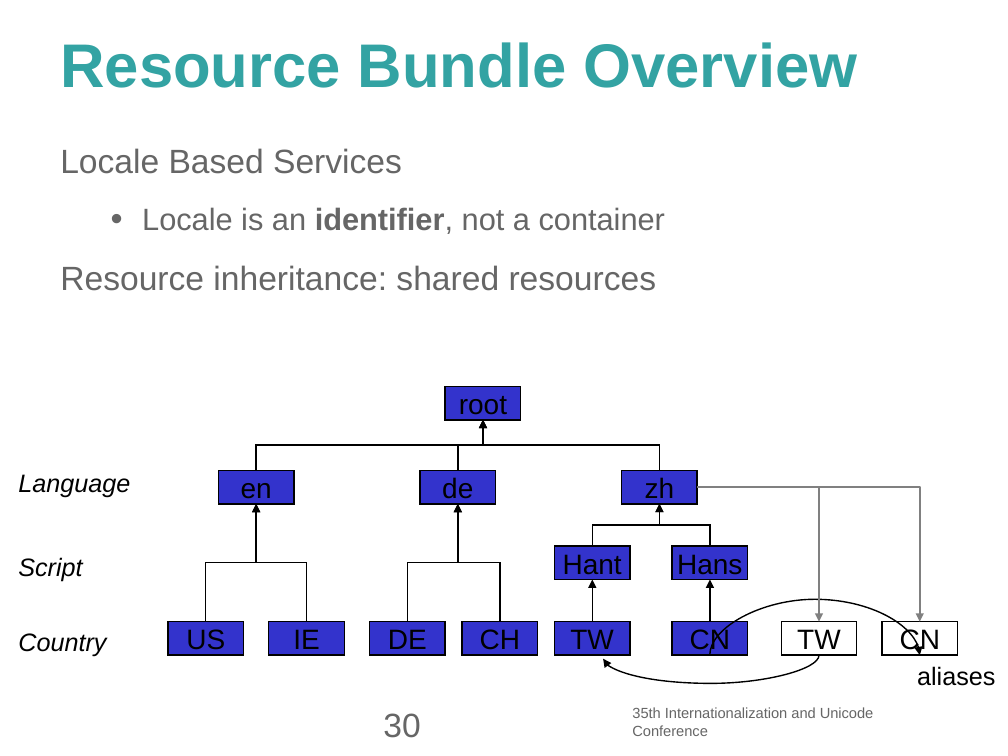
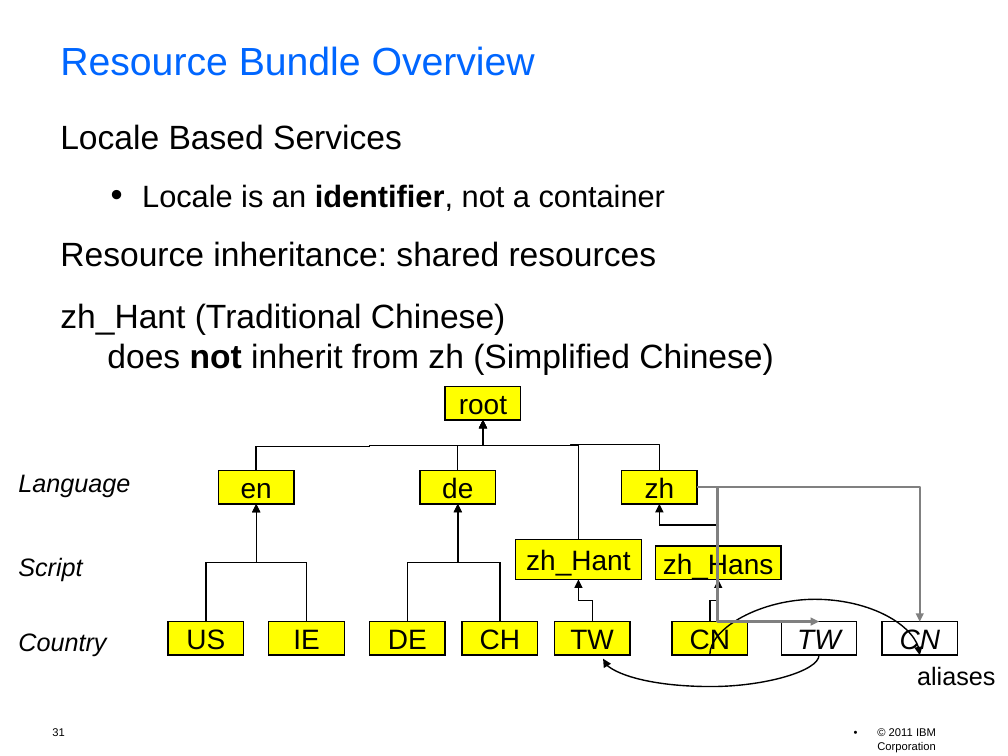
Before and after one commit to unicode-org/icu-docs, a slide deck: slide 31 of docs/pres/icu_workshop.odp (slide 30 before the commit). Drawn at 1008x756 pixels with LibreOffice and Linux fonts; fonts in the diff are those of the drawing; background and template pictures are left out. Boxes give left, top, right and bottom in pixels: in the first picture for what was removed or moved away, otherwise in the second. Text is boxed around its words. In the diff, an @@ line names an element or a change of style, - is before the commit and + after.

```diff
--- a/docs/pres/icu_workshop.odp
+++ b/docs/pres/icu_workshop.odp
@@ title "Resource Bundle Overview" at (60, 46, 535, 76): size 44 to 28 pt, text colour #33A3A3 to #0066FF, bold off; line spacing 1 to 0.9 @@
@@ text "Locale Based Services": place and size @@
-text "Locale Based Services" at (60, 148, 665, 291)
+text "Locale Based Services" at (60, 124, 773, 375)
@@ text at (60, 124, 665, 267): text colour #666666 to #000000 in "Locale Based Services", "Locale is an identifier, not a container", "Resource inheritance: shared resources" @@
@@ text at (60, 303, 773, 375): paragraph added @@
+zh_Hant (Traditional Chinese)
+does not inherit from zh (Simplified Chinese)
@@ elbow arrow (256, 471) - (483, 420): route changed @@
@@ elbow arrow (659, 471) - (483, 420): route changed @@
@@ elbow arrow moved from (592, 546) - (659, 504) to (579, 539) - (483, 420) @@
@@ elbow arrow moved from (710, 546) - (659, 504) to (719, 546) - (659, 504) @@
@@ elbow arrow (698, 487) - (820, 622): route changed @@
@@ fill #3333CC to #FFFF00 in 12 elements at (446, 386, 521, 419), (219, 471, 294, 504), (168, 622, 244, 655), (269, 622, 345, 655), (420, 471, 496, 504), (370, 622, 446, 655), (462, 622, 537, 655), (622, 471, 698, 504), (554, 622, 630, 655), (672, 622, 748, 655), (655, 546, 781, 580), (515, 539, 641, 580) @@
@@ rectangle "zh_Hant": place and size @@
-rectangle "zh_Hant" at (554, 546, 630, 580)
+rectangle "zh_Hant" at (515, 539, 641, 580)
@@ text in rectangle at (526, 549, 630, 575): text changed @@
-Hant
+zh_Hant
@@ rectangle "zh_Hans": place and size @@
-rectangle "zh_Hans" at (672, 546, 748, 580)
+rectangle "zh_Hans" at (655, 546, 781, 580)
@@ text in rectangle at (663, 552, 774, 579): text changed @@
-Hans
+zh_Hans
@@ elbow arrow moved from (592, 622) - (593, 580) to (593, 622) - (579, 580) @@
@@ elbow arrow moved from (710, 622) - (710, 580) to (710, 622) - (719, 580) @@
@@ rectangle "TW" at (781, 622, 857, 655): italic on @@
@@ rectangle "CN" at (882, 622, 958, 655): italic on @@
@@ curved arrow (818, 655) - (603, 659): route changed @@
@@ page number removed at (383, 713, 420, 738) @@
-30
@@ text removed at (632, 707, 874, 736) @@
-35th Internationalization and Unicode Conference
@@ page number added at (52, 728, 64, 736), 8 pt, text #000000 @@
+31
@@ text added at (877, 728, 936, 752), 8 pt, text #000000 @@
+• © 2011 IBM Corporation
```
Also in this commit, not shown: 58 other slides changed, 3 slides added, 1 slide removed, 3 other files.
